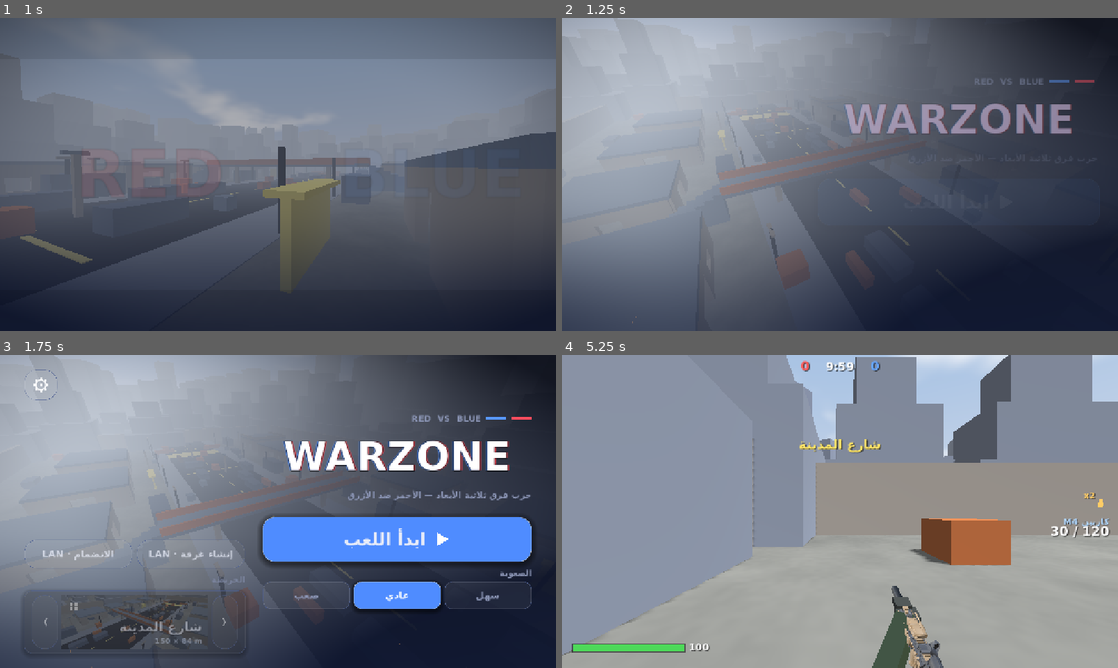
Above: before the commit, frames 1-4 (two rows, left to right).
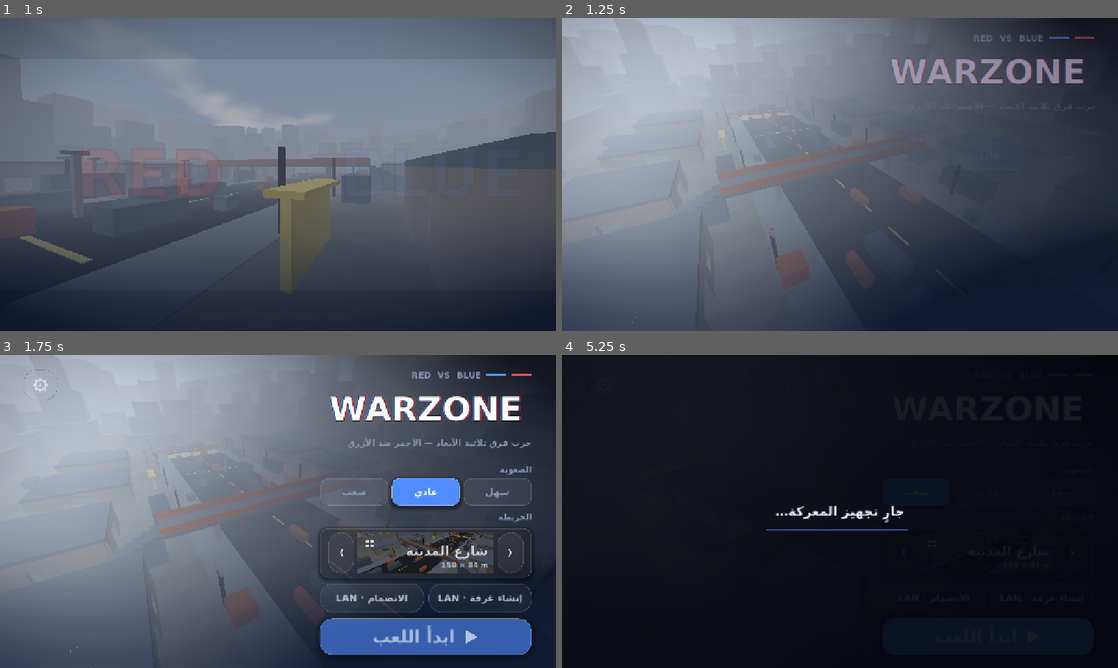
Above: after the commit, the same moments.

Repository: 20091211mn/war
Game: Godot game, scene res://scenes/Main.tscn
Same seed, same stepped clock (60 frames per second), same inputs: the game is played once before the commit and once after it.
Inputs (mouse positions are in pixels of both pictures, inside the frame that each line leads up to):
- Up to frame 1 (1 s): tap Enter at 0.5 s; move the mouse to (400, 158) at 0.52 s; hold D from 0.53 s (still down); tap R at 0.6 s; click (400, 158) at 0.67 s; tap Space at 0.77 s
- Up to frame 2 (1.25 s): keep holding D
- Up to frame 3 (1.75 s): release D at 1.25 s; drag from (166, 527) to (250, 574) at 1.27 s
- Up to frame 4 (5.25 s): click "سهل" at 2 s; click "عادي" at 2.75 s; click "صعب" at 3.5 s; click (990, 636) at 4.27 s; click (956, 539) at 5.02 s

Frame 1 is identical in both runs. In frame 2, 4.0% of the frame differs, in the area x 51-96%, y 5-37%; in frame 3, 25%; in frame 4, 100%, in the area x 0-100%, y 0-100%.

Commit message:
قائمة البداية المعتمدة: عمود واحد يمين (صعوبة ← خريطة ← LAN ← ابدأ) + شاشة تحميل قبل المعركة + مخرج كاميرا سينمائي للتصوير
- Main: إعادة ترتيب القائمة لعمود واحد وتصغير العنوان/الأزرار لتناسب 1280×720 و2400×1080
- Main: _start_loading (تعتيم + "جارٍ تجهيز المعركة…" + شريط) ثم start_match
- Main: --cine / --cinebg لتصوير مقاطع سينمائية عبر --write-movie
- ترجمة النص الجديد

Co-Authored-By: Claude Sonnet 5.5 <noreply@anthropic.com>
Claude-Session: https://claude.ai/code/session_01NZidn757sG3Ws4ow1mscpJ

Diff:
--- a/godot/data/lang.json
+++ b/godot/data/lang.json
@@ -1 +1 @@
-{"تصويبة رأس!": ["HEADSHOT!", "¡TIRO A LA CABEZA!"], "قتلتان …(7388 unchanged characters)…  tu red…"], "رجوع": ["Back", "Atrás"], "نسخة Kotlin (OpenGL ES)": ["Kotlin editi …(4251 unchanged characters)…
+{"تصويبة رأس!": ["HEADSHOT!", "¡TIRO A LA CABEZA!"], "قتلتان …(7388 unchanged characters)…  tu red…"], "رجوع": ["Back", "Atrás"], "جارٍ تجهيز المعركة…": ["Preparing the battle…", "Preparando la batalla…"], "نسخة Kotlin (OpenGL ES)": ["Kotlin editi …(4251 unchanged characters)…
--- a/godot/scripts/Main.gd
+++ b/godot/scripts/Main.gd
@@ -51,6 +51,15 @@
 var ft_f := 0
 var air_test := false
 var to_test := false
+var cine_mode := false
+var cine_dir := 0.0
+var cine_warm := 0
+var cine_bg := false
+var cine_f0 := 0
+var cine_cam: Camera3D = null
+var cine_seg := -1
+var cine_foc: Fighter = null
+var cine_ang := 0.0
 var at_j: Jet = null
 var near = null
 var at_f := 0
@@ -108,8 +117,11 @@
 		if a == "--airtest": air_test = true
 		if a == "--takeofftest": to_test = true
 		if a.begins_with("--vehcam="): dbg_vehcam = int(a.substr(9))
+		if a == "--cine": cine_mode = true
+		if a == "--cinebg": cine_mode = true; cine_bg = true
 		if a == "--lanhost": lan_test = "host"
 		if a.begins_with("--lanjoin="): lan_test = "join:" + a.substr(10)
+	if cine_mode: shot_path = "x"
 	if not (selftest or shot_path != ""):
 		_refresh(); _build_preview()
 		if menu_shot == "" and thumb_path == "" or dbg_intro_at >= 0.0: _play_intro()
@@ -275,7 +287,7 @@
 	var tstack := Control.new(); tstack.custom_minimum_size = Vector2(0, 124); lc.add_child(tstack)
 	var tcols := [Color(1.0, 0.25, 0.3, 0.8), Color(0.3, 0.55, 1.0, 0.8), Color.WHITE]
 	for i in 3:
-		var tl := Label.new(); tl.text = "WARZONE"; tl.text_direct …(115 unchanged characters)… d_theme_font_size_override("font_size", 92); tl.add_theme_color_override("font_col …(114 unchanged characters)…
+		var tl := Label.new(); tl.text = "WARZONE"; tl.text_direct …(115 unchanged characters)… d_theme_font_size_override("font_size", 78); tl.add_theme_color_override("font_col …(114 unchanged characters)…
 		if i == 2: tl.material = MenuFx.shine_material(); tl.add_theme_color_override("font_outline_color", Color(0, 0, 0, 0.55)); tl.add_theme_constant_override("outline_size", 8); _title = tl
 		else: _title_fx.append(tl)
 		tstack.add_child(tl)
@@ -285,7 +297,7 @@
 	var sh := HBoxContainer.new(); sh.set_anchors_preset(Control.PRESET_FULL_RECT); sh.alignment = BoxContainer.ALIGNMENT_CENTER; sh.mouse_filter = Control.MOUSE_FILTER_IGNORE; sh.add_theme_constant_override("separation", 18); _start_btn.add_child(sh)
 	var pi := MenuFx.icon("play"); pi.custom_minimum_size = Vector2(38, 38); pi.size_flags_vertical = Control.SIZE_SHRINK_CENTER; sh.add_child(pi)
 	_start_lab = Label.new(); _start_lab.add_theme_font_size_override("font_size", 40); _start_lab.mouse_filter = Control.MOUSE_FILTER_IGNORE; sh.add_child(_start_lab)
-	_start_btn.pressed.connect(start_match); lc.add_child(_start_btn)
+	_start_btn.pressed.connect(_start_loading); lc.add_child(_start_btn)
 	var pulse := _start_btn.create_tween().set_loops(); pulse.tween_property(_start_btn, "self_modulate", Color(1.18, 1.18, 1.25), 0.9).set_trans(Tween.TRANS_SINE); pulse.tween_property(_start_btn, "self_modulate", Color.WHITE, 0.9).set_trans(Tween.TRANS_SINE)
 	var nb := lc.get_child_count(); _settings_rows(lc, true); var diffbox: Control = lc.get_child(nb)
 	# ---- العمود الثاني: الإعدادات أعلى، ثم LAN، ثم بطاقة الخريطة ----
@@ -312,7 +324,12 @@
 	_chev = [prevb, nextb]
 	prevb.pressed.connect(func(): _pick_map((map_idx + maps.size() - 1) % maps.size()))
 	nextb.pressed.connect(func(): _pick_map((map_idx + 1) % maps.size()))
-	_menu_items = [tagrow, tstack, _sub, _start_btn, diffbox, topr, lanbox, _map_lab, mc]
+	# ---- تصميم معتمد: عمود واحد يمين (الصعوبة ← الخريطة ← LAN ← ابدأ) والشعار فوق، واليسار حرّ للمشهد ----
+	for n in [_map_lab, mc, lanbox]: rc.remove_child(n); lc.add_child(n)
+	lc.move_child(_start_btn, lc.get_child_count() - 1)
+	lc.size_flags_stretch_ratio = 0.95; rc.size_flags_stretch_ratio = 1.25
+	tstack.custom_minimum_size = Vector2(0, 104); _start_btn.custom_minimum_size = Vector2(0, 84); mc.custom_minimum_size = Vector2(0, 112); midp.custom_minimum_size = Vector2(0, 94)
+	_menu_items = [tagrow, tstack, _sub, diffbox, _map_lab, mc, lanbox, _start_btn, topr]
 	# ---- شاشة اختيار الخرائط (شبكة بطاقات) + الإعدادات ----
 	var pk := _overlay("اختر الخريطة", 1180)
 	var sc := ScrollContainer.new(); sc.horizontal_scroll_mode = ScrollContainer.SCROLL_MODE_DISABLED; sc.custom_minimum_size = Vector2(0, 400); pk.add_child(sc)
@@ -503,7 +520,18 @@
 	state = "play"; pause_root.visible = false; get_tree().paused = false
 
 # ---------------------------------------------------------------- بناء المباراة
+func _start_loading() -> void:
+	if ui_root.has_node("LoadOv"): return
+	var ov := ColorRect.new(); ov.name = "LoadOv"; ov.color = Color(0.02, 0.03, 0.06, 0.0); ov.set_anchors_preset(Control.PRESET_FULL_RECT); ov.mouse_filter = Control.MOUSE_FILTER_STOP; ui_root.add_child(ov)
+	var lb := Label.new(); lb.text = Settings.t("جارٍ تجهيز المعركة…"); lb.set_anchors_preset(Control.PRESET_CENTER); lb.grow_horizontal = Control.GROW_DIRECTION_BOTH; lb.grow_vertical = Control.GROW_DIRECTION_BOTH; lb.horizontal_alignment = HORIZONTAL_ALIGNMENT_CENTER; lb.add_theme_font_size_override("font_size", 30); lb.modulate.a = 0.0; ov.add_child(lb)
+	var bar := ColorRect.new(); bar.color = Color(0.31, 0.55, 1.0); bar.set_anchors_preset(Control.PRESET_CENTER); bar.size = Vector2(0, 4); bar.position = Vector2(-170, 40); bar.pivot_offset = Vector2.ZERO; ov.add_child(bar)
+	var tw := ov.create_tween(); tw.set_parallel(true)
+	tw.tween_property(ov, "color:a", 0.92, 0.35); tw.tween_property(lb, "modulate:a", 1.0, 0.35)
+	tw.tween_property(bar, "size:x", 340.0, 0.8).set_delay(0.2)
+	tw.chain().tween_callback(start_match)
+
 func start_match() -> void:
+	if ui_root != null and ui_root.has_node("LoadOv"): ui_root.get_node("LoadOv").queue_free()
 	if prev_world != null and is_instance_valid(prev_world): prev_world.queue_free()
 	prev_world = null; prev_cam = null
 	if world != null: world.queue_free()
@@ -920,6 +948,8 @@
 				else: player.respawn(spawn_point(player.team))
 		if air and player != null and player.alive and player.jet == null:
 			foot_t += dt; _air_foot()
+	if cine_mode and player != null:
+		_cine_director(dt); return
 	if shot_path != "":
 		test_frames += 1
 		inp["mv"] = Vector2(0, -0.3)
@@ -1111,3 +1141,59 @@
 		if by == player: hud.say("%s %d / %d" % [Settings.t("أسقطت طائرة!"), score[by.team], score_lim])
 		if score[0] >= score_lim or score[1] >= score_lim: _end_match()
 	J.queue_free()
+
+
+# ---- مخرج سينمائي: لقطات تتبّع/مدار/رافعة/منخفضة فوق معركة حقيقية بين البوتات (للتصوير: --cine --write-movie) ----
+func _cine_pick() -> Fighter:
+	var best: Fighter = null; var bs := -1.0
+	for f in fighters:
+		var b := f as Bot
+		if b == null or b.off or not b.alive or f == player: continue
+		var sc := 0.0
+		for g in fighters:
+			var o := g as Bot
+			if o == null or o.off or not o.alive or o.team == b.team: continue
+			var d := b.global_position.distance_to(o.global_position)
+			if d < 45.0: sc += 45.0 - d
+		sc += randf() * 4.0
+		if sc > bs: bs = sc; best = b
+	return best
+
+func _cine_director(dt: float) -> void:
+	if cine_warm < 700:   # تسخين: نسرّع المحاكاة حتى تلتحم الفرق ثم نبدأ التصوير
+		cine_warm += 1; Engine.time_scale = 6.0
+		if cine_warm == 700: Engine.time_scale = 1.0; cine_f0 = Engine.get_frames_drawn(); print("CINE START ", cine_f0)
+		player.global_position = Vector3(0, 80, 0); player.velocity = Vector3.ZERO; player.spawn_prot = 99.0; hud.visible = false; return
+	var t := float(Engine.get_frames_drawn() - cine_f0) / 30.0
+	player.global_position = Vector3(0, 80, 0); player.velocity = Vector3.ZERO; player.spawn_prot = 99.0; player.hp = 100.0
+	hud.visible = false; player.gun_parts.visible = false; player.arm_r.visible = false; player.arm_l.visible = false
+	if cine_bg:   # خلفية القائمة: دوران بطيء فوق ساحة المعركة
+		if cine_cam == null: cine_cam = Camera3D.new(); cine_cam.far = 900.0; add_child(cine_cam); cine_cam.make_current()
+		var kk := t / 14.0; var aa := -0.9 + t * 0.10; var rr := lerpf(34.0, 26.0, kk); var hh := lerpf(12.0, 7.5, kk)
+		cine_cam.global_position = Vector3(cos(aa) * rr * 1.5, hh, sin(aa) * rr * 0.9); cine_cam.look_at(Vector3(0, 2.2, 0)); cine_cam.fov = lerpf(62.0, 50.0, kk)
+		if t >= 14.0: get_tree().quit(0)
+		return
+	var seg := int(t / 3.0)
+	if seg != cine_seg or cine_foc == null:
+		cine_seg = seg; cine_foc = _cine_pick(); cine_ang = randf() * TAU
+		Engine.time_scale = 0.4 if (seg % 5 == 1 or seg % 5 == 4) else 1.0
+	if cine_foc == null: return
+	var u := t - float(seg) * 3.0; var fp := cine_foc.global_position
+	var fwd := -cine_foc.global_transform.basis.z; fwd.y = 0.0; fwd = fwd.normalized()
+	var rt := Vector3(-fwd.z, 0, fwd.x); var up := Vector3.UP
+	var pos := Vector3.ZERO; var look := Vector3.ZERO; var fov := 58.0
+	match seg % 5:
+		0: pos = fp - fwd * (3.4 - 0.25 * u) + rt * 0.85 + up * 1.55; look = fp + up * 1.35 + fwd * 5.0; fov = 62.0
+		1:
+			var a := cine_ang + u * 0.55; pos = fp + Vector3(cos(a), 0, sin(a)) * 4.6 + up * (0.9 + u * 0.15); look = fp + up * 1.2; fov = 52.0
+		2: pos = fp - fwd * 15.0 + up * (11.0 + u * 1.8); look = fp + fwd * 9.0; fov = 66.0
+		3: pos = fp - fwd * 8.0 + rt * 1.4 + up * 0.35 + fwd * (u * 1.8); look = fp + fwd * 14.0 + up * 1.5; fov = 78.0
+		4: pos = fp + fwd * (4.0 + u * 2.4) + rt * 0.6 + up * 1.45; look = fp + up * 1.25; fov = 44.0
+	pos.y = maxf(pos.y, 0.25)
+	var rq := PhysicsRayQueryParameters3D.create(look, pos, 1); var rh := get_world_3d().direct_space_state.intersect_ray(rq)
+	if not rh.is_empty(): pos = (rh["position"] as Vector3) + (look - pos).normalized() * 0.3
+	pos += Vector3(sin(t * 3.1), sin(t * 4.3), sin(t * 2.7)) * 0.02   # اهتزاز كاميرا خفيف
+	if cine_cam == null:
+		cine_cam = Camera3D.new(); cine_cam.far = 900.0; add_child(cine_cam); cine_cam.make_current()
+	cine_cam.global_position = pos; cine_cam.look_at(look); cine_cam.fov = fov
+	if t >= 15.0: get_tree().quit(0)
Not shown, changed: native/src/lang_gen.h
